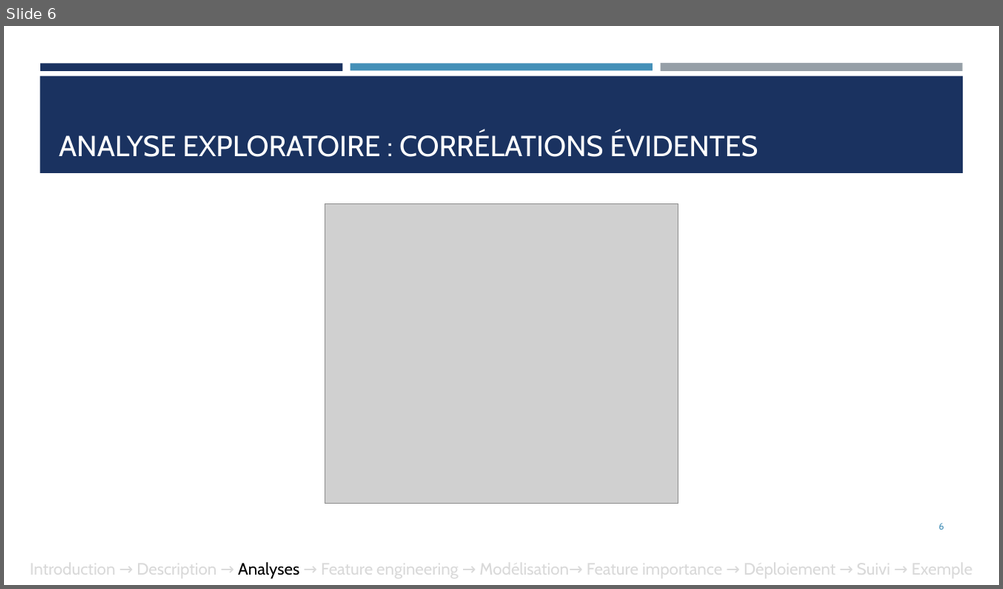
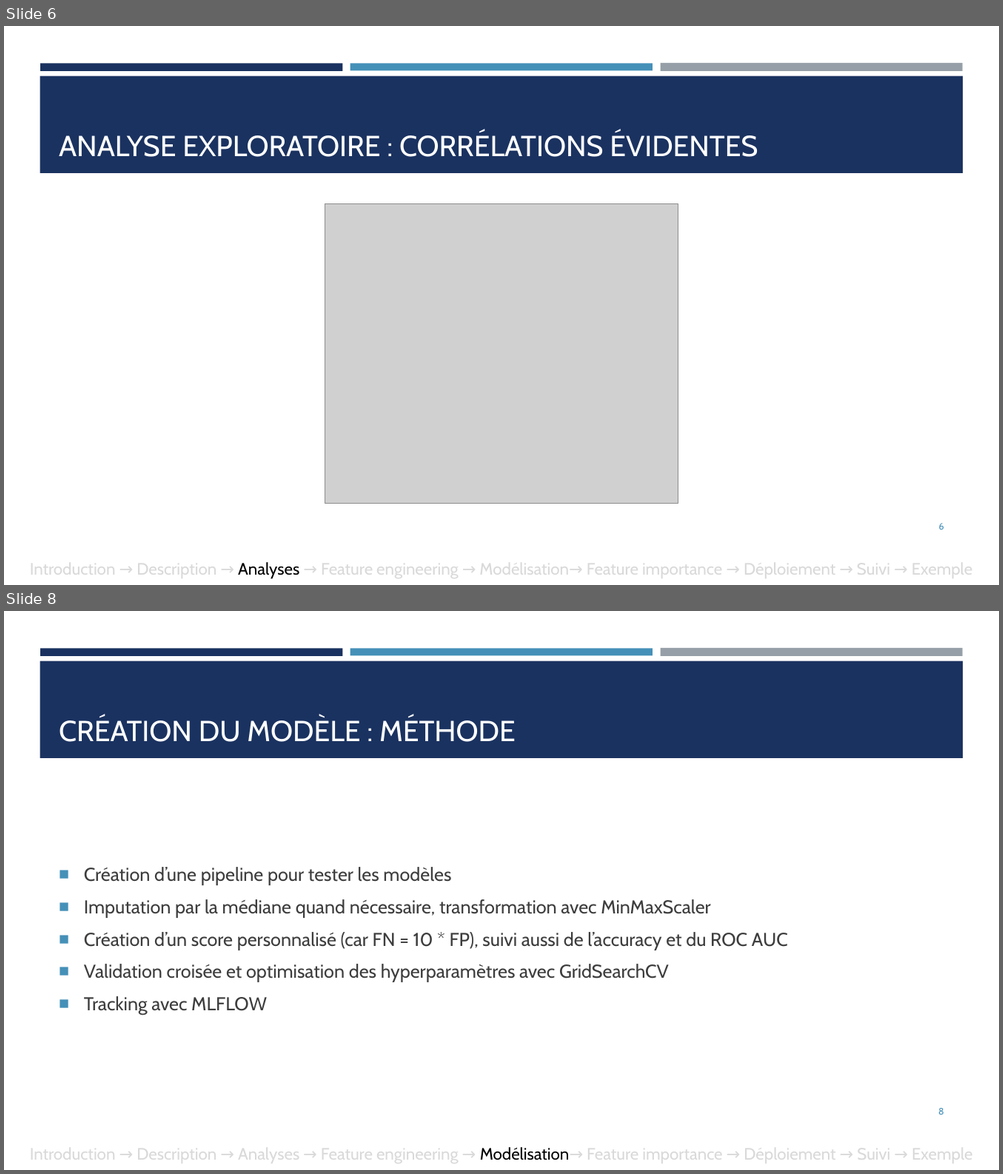
Before and after one commit to ludovicchmz/OpenClassrooms-DataScientist-Projet7, a slide deck: Chaumaz_Ludovic_6_presentation_102025.pptx. Shown one above the other, each under a label of ours: slide 6 before the commit, slides 6 and 8 after it; the slides between them are not shown. The pictures are 1003x589 and 1003x1174 pixels, drawn with LibreOffice and Linux fonts; fonts in the diff are those of the drawing; grey boxes stand for pictures. Boxes give left, top, right and bottom in pixels: in the first picture for what was removed or moved away, otherwise in the second. Text is boxed around its words. In the diff, an @@ line names an element or a change of style, - is before the commit and + after.

```diff
--- a/Chaumaz_Ludovic_6_presentation_102025.pptx
+++ b/Chaumaz_Ludovic_6_presentation_102025.pptx
@@ slide 8 added at (4,611,999,1170), background #FFFFFF; not listed: 4 template elements that a slide beside it also shows @@
@@ title added at (59,716,515,742), 28 pt, text #FFFFFF @@
+CRÉATION DU MODÈLE : MÉTHODE
@@ text added at (84,867,788,1015), 18 pt, text #3D3D3D @@
+■ Création d’une pipeline pour tester les modèles
+■ Imputation par la médiane quand nécessaire, transformation avec MinMaxScaler
+■ Création d’un score personnalisé (car FN = 10 * FP), suivi aussi de l’accuracy et du ROC AUC
+■ Validation croisée et optimisation des hyperparamètres avec GridSearchCV
+■ Tracking avec MLFLOW
@@ page number added at (938,1108,944,1115), 9 pt, text #4590B8 @@
+8
@@ text added at (30,1145,973,1165), 16 pt, text #D9D9D9 @@
+Introduction → Description → Analyses → Feature engineering → Modélisation→ Feature importance → Déploiement → Suivi → Exemple
```
Also in this commit, not shown: 2 slides changed, 10 other slides added, 4 other files.
